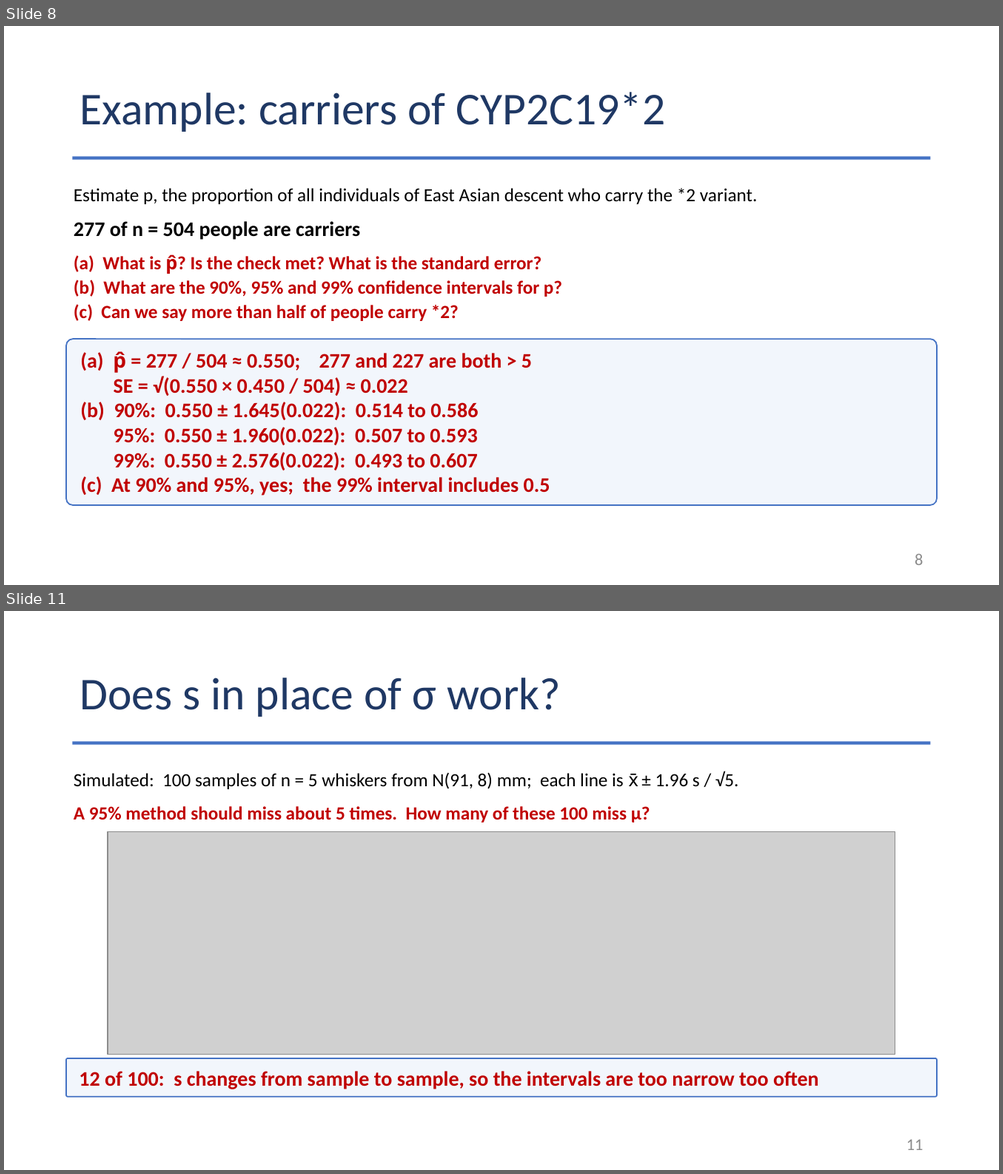
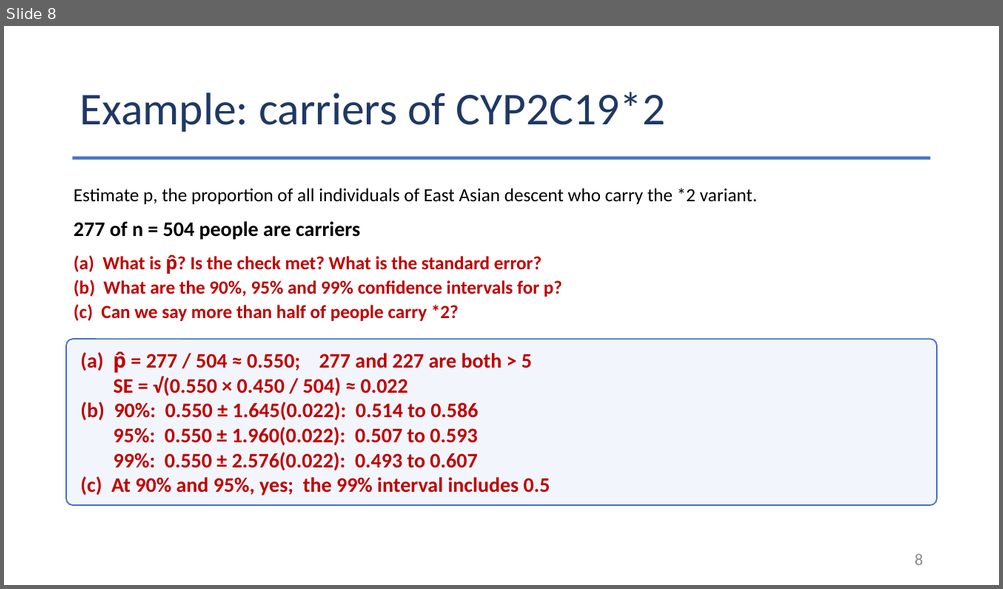
Before and after one commit to Jarred6068/UI_STAT251-03_Spring_2024, a slide deck: docs/lecture_slides/Week 9/2026/Week9_Lecture20_Slides_10_21_2026.pptx. Shown one above the other, each under a label of ours: slides 8 and 11 before the commit, slide 8 after it; the slides between them are not shown. The pictures are 1003x1174 and 1003x589 pixels, drawn with LibreOffice and Linux fonts; fonts in the diff are those of the drawing; grey boxes stand for pictures. Boxes give left, top, right and bottom in pixels: in the first picture for what was removed or moved away, otherwise in the second. Text is boxed around its words. In the diff, an @@ line names an element or a change of style, - is before the commit and + after.

```diff
--- a/docs/lecture_slides/Week 9/2026/Week9_Lecture20_Slides_10_21_2026.pptx
+++ b/docs/lecture_slides/Week 9/2026/Week9_Lecture20_Slides_10_21_2026.pptx
@@ slide 11 removed at [4, 611, 999, 1170], background #FFFFFF @@
@@ title removed at [79, 678, 560, 717] @@
-Does s in place of σ work?
@@ rectangle removed at [73, 741, 930, 744] @@
@@ text removed at [74, 771, 739, 789] @@
-Simulated: 100 samples of n = 5 whiskers from N(91, 8) mm; each line is x̄ ± 1.96 s / √5.
@@ text removed at [74, 806, 650, 823] @@
-A 95% method should miss about 5 times. How many of these 100 miss μ?
@@ picture removed at [108, 832, 896, 1055] @@
@@ rounded rectangle removed at [66, 1059, 936, 1096] @@
-12 of 100: s changes from sample to sample, so the intervals are too narrow too often
@@ page number removed at [906, 1139, 923, 1150] @@
-11
```
Also in this commit, not shown: 1 slide changed, 11 other slides removed, 38 other files.
